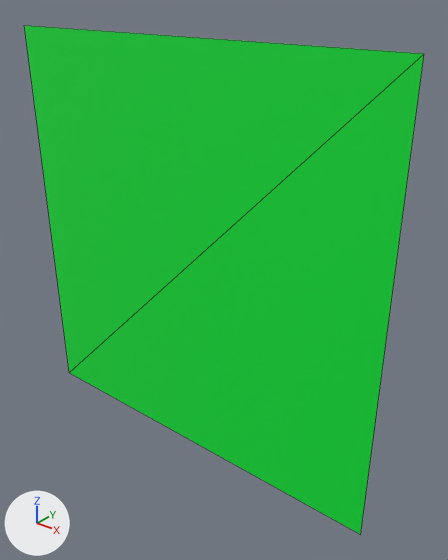
One commit to the glTF model public/Farm/cauhoi_1.glb: the scene before it, then after it.
Before and after are seen from a 50 mm camera at (0.883, -0.96, 0.601) aimed at (0.08, 0.044, -0.021). Arrows for +X, +Y and +Z are at lower left; the lights stay in place. Mesh edges are drawn as thin lines. Where no turn or scale is listed for an object, it has been applied to the vertices.

The scene before the commit, as lines of its bpy script (objects in view):
```python
me_plane_003 = bpy.data.meshes.new('Plane.003')
me_plane_003.from_pydata([(-0.5, 0.0, -0.5), (0.5, 0.0, -0.5), (-0.5, 0.0, 0.5), (0.5, 0.0, 0.5)], [], [(0, 1, 3), (0, 3, 2)])
me_plane_003.materials.append(mat_cauhoi1)  # green #00e73b
ob_cauhoi_1 = bpy.data.objects.new('cauhoi_1', me_plane_003)
ob_cauhoi_1.location = (0.0, 0.0, 0.0)
```
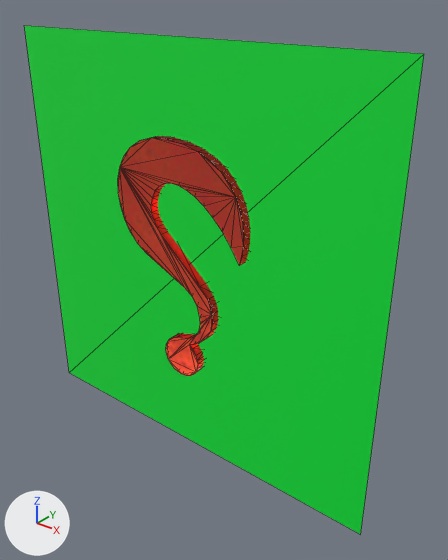
The change, as a diff of the scene's bpy script:
```diff
--- a/public/Farm/cauhoi_1.glb.py
+++ b/public/Farm/cauhoi_1.glb.py
@@ img_statue_place_1k_min @@
+img_statue_place_1k_min = load_image('Statue-Place_1K-min', '_unpacked/Statue-Place_1K-min', 1024, 1024, 'sRGB')
@@ mat_statue_place @@
+mat_statue_place = bpy.data.materials.new('Statue Place')
+# uses the picture img_statue_place_1k_min
@@ me_mesh_004 @@
+me_mesh_004.from_pydata(...)  # 164 vertices, 324 faces; spans x -0.184..0.184, y -0.032..0.0, z 0.0..0.58
+me_mesh_004.materials.append(mat_statue_place)
@@ ob_question_export @@
+ob_question_export = bpy.data.objects.new('Question_Export', me_mesh_004)
+ob_question_export.location = (0.0, 0.01, -0.28)
```

Boxes (x1, y1, x2, y2) around the edits, measured in the pictures (448 x 560 px):
'Question_Export', added: after (118, 136, 250, 376)
